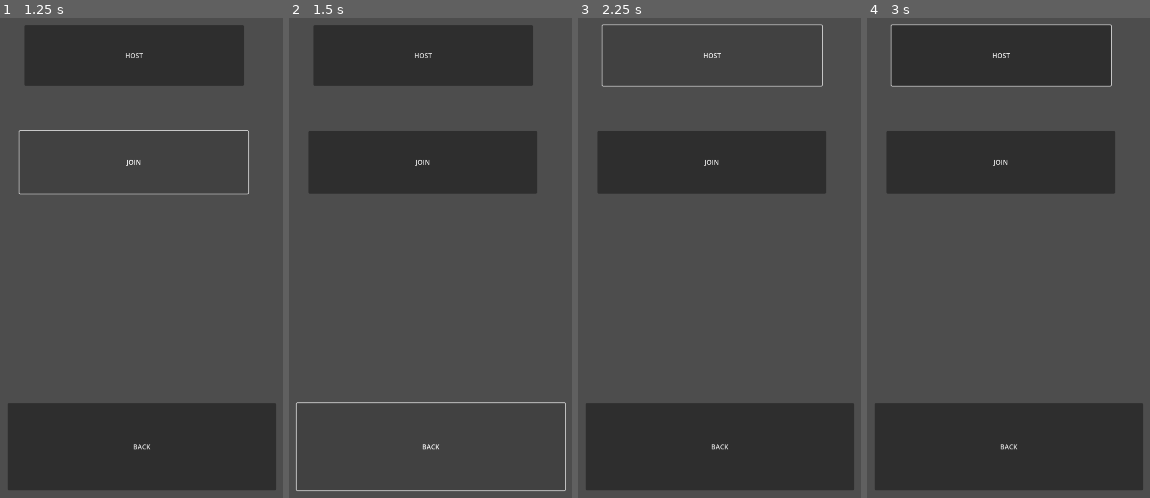
Above: before the commit, frames 1-4 (left to right).
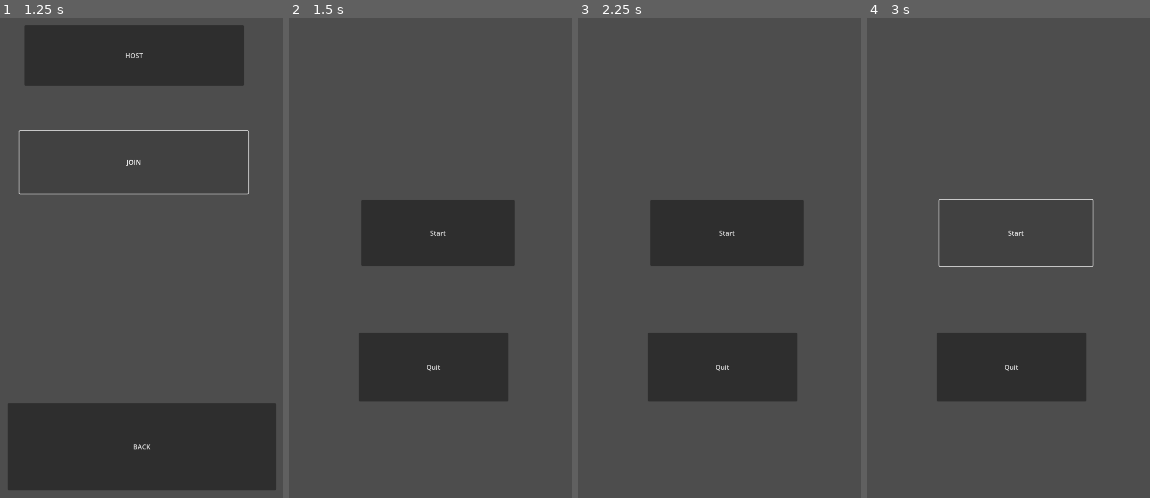
Above: after the commit, the same moments.

Repository: Koloss0/Out-Of-The-Gutter
Game: Godot game, scene res://Scenes/HostJoin_page.tscn
Two runs of this game, one before a commit and one after it. Both use one fixed random seed, a clock stepped at 60 frames per second and the inputs below. This scene is started directly instead of the project's main scene.
Inputs (mouse positions are in pixels of both pictures, inside the frame that each line leads up to):
- Up to frame 1 (1.25 s): click "JOIN" at 0.5 s
- Up to frame 2 (1.5 s): click "BACK" at 1.25 s
- Up to frame 3 (2.25 s): click (711, 56) at 2 s, where only the run before the commit has a clickable "HOST"
- Up to frame 4 (3 s): click (1016, 234) at 2.75 s, where only the run after the commit has a clickable "Start"

Frame 1 is identical in both runs. In frame 2, 36% of the frame differs, in the area x 2-98%, y 1-99%; in frame 3, 43%; in frame 4, 45%.

Commit message:
Scripted the back button

Diff:
--- a/Scenes/HostJoin_page.tscn
+++ b/Scenes/HostJoin_page.tscn
@@ -1,15 +1,35 @@
-[gd_scene format=3 uid="uid://gep28ojo02rb"]
+[gd_scene load_steps=2 format=3 uid="uid://gep28ojo02rb"]
+
+[sub_resource type="GDScript" id="GDScript_xwxs2"]
+resource_name = "StartGame"
+script/source = "extends Node2D
+
+
+# Called when the node enters the scene tree for the first time.
+func _ready():
+	pass # Replace with function body.
+
+
+# Called every frame. 'delta' is the elapsed time since the previous frame.
+func _process(delta):
+	pass
+
+
+func _on_back_pressed():
+	get_tree().change_scene_to_file(\"res://Scenes/title_page.tscn\")
+"
 
 [node name="StartGame-HostJoin" type="Node2D"]
+script = SubResource("GDScript_xwxs2")
 
-[node name="Button3" type="Button" parent="."]
+[node name="Join" type="Button" parent="."]
 offset_left = 265.0
 offset_top = 773.0
 offset_right = 814.0
 offset_bottom = 923.0
 text = "JOIN"
 
-[node name="Button4" type="Button" parent="."]
+[node name="Back" type="Button" parent="."]
 offset_left = 237.0
 offset_top = 1426.0
 offset_right = 881.0
@@ -17,9 +37,11 @@
 text = "BACK
 "
 
-[node name="Button5" type="Button" parent="."]
+[node name="Host" type="Button" parent="."]
 offset_left = 277.0
 offset_top = 519.0
 offset_right = 804.0
 offset_bottom = 664.0
 text = "HOST"
+
+[connection signal="pressed" from="Back" to="." method="_on_back_pressed"]
--- a/Scenes/title_page.tscn
+++ b/Scenes/title_page.tscn
@@ -1,28 +1,13 @@
 [gd_scene load_steps=4 format=3 uid="uid://b612srpjtt8mm"]
 
-[ext_resource type="Script" path="res://Scripts/Start.gd" id="1_8pm3c"]
+[ext_resource type="Script" path="res://Scripts/Start.gd" id="1_nhqit"]
+[ext_resource type="Script" path="res://Scripts/TitlePage.gd" id="1_xvnd4"]
 
 [sub_resource type="CanvasItemMaterial" id="CanvasItemMaterial_b60gh"]
 
-[sub_resource type="GDScript" id="GDScript_kkg4i"]
-resource_name = "titlePage"
-script/source = "extends Node2D
-
-
-# Called when the node enters the scene tree for the first time.s
-
-
-func _on_quit_pressed():
-	get_tree().quit()
-
-
-func _on_start_pressed():
-	get_tree().change_scene_to_file(\"res://HostJoin_page.tscn\")
-"
-
 [node name="TitlePage" type="Node2D"]
 material = SubResource("CanvasItemMaterial_b60gh")
-script = SubResource("GDScript_kkg4i")
+script = ExtResource("1_xvnd4")
 
 [node name="Start" type="Button" parent="."]
 offset_left = 392.0
Not shown: 1 places in Scenes/title_page.tscn that only renumber resources
